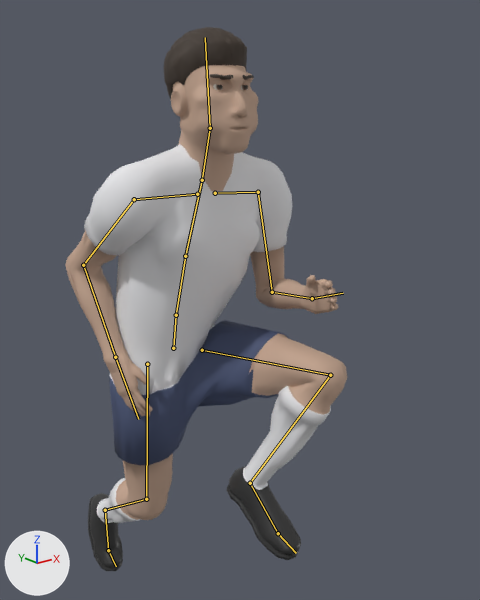
One commit to the Blender file assets/figure/figure.blend: the scene before it, then after it.
Both versions are drawn from a 50 mm lens placed at (-0.949, -1.464, 1.582), pointed at (0.147, -0.094, 1.034). The lights are fixed; the arrows at lower left show +X, +Y and +Z. The older version comes first. Both versions are drawn at frame 10 of the action 'sprint'; the numbers are the values there. The bones that bend it are drawn over the model as lines.

The first picture shows 'body', 'eyes', 'hair_short'.
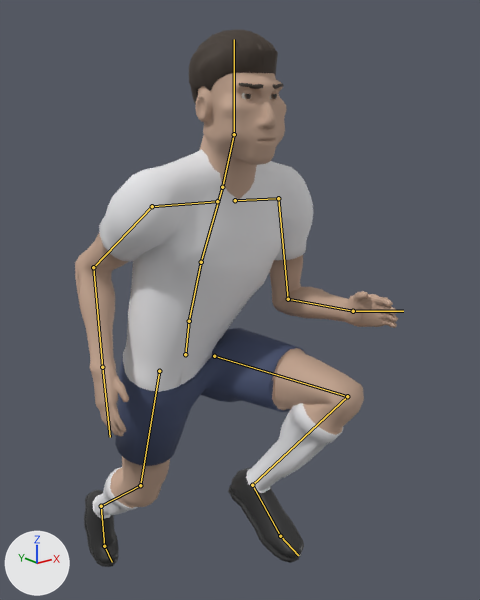
Changed parts and their boxes (x1, y1, x2, y2) in the pictures (480 x 600 px):
'body', posed (14% wider): before (65, 65, 347, 571); after (75, 73, 398, 567)
'hair_short', posed: before (163, 27, 254, 100); after (189, 30, 284, 105)
'eyes', posed: before (213, 84, 248, 90); after (241, 93, 277, 99)
bone 'hips', root to tip: before (173, 348) to (176, 315); after (185, 354) to (189, 321)
bone 'spine', root to tip: before (176, 315) to (185, 256); after (189, 321) to (201, 262)
bone 'chest', root to tip: before (185, 256) to (202, 180); after (201, 262) to (222, 187)
bone 'upper_arm_L', root to tip: before (258, 192) to (272, 292); after (278, 198) to (288, 299)
bone 'forearm_L', root to tip: before (272, 292) to (312, 298); after (288, 299) to (353, 311)
bone 'upper_arm_R', root to tip: before (134, 199) to (83, 265); after (152, 206) to (93, 267)
bone 'thigh_L', root to tip: before (202, 350) to (330, 375); after (214, 356) to (347, 396)
bone 'shin_L', root to tip: before (330, 375) to (250, 483); after (347, 396) to (252, 485)
bone 'foot_L', root to tip: before (250, 483) to (278, 533); after (252, 485) to (280, 536)
bone 'thigh_R', root to tip: before (147, 364) to (146, 499); after (159, 371) to (140, 485)
bone 'shin_R', root to tip: before (146, 499) to (105, 510); after (140, 485) to (101, 506)
bone 'foot_R', root to tip: before (105, 510) to (108, 550); after (101, 506) to (104, 546)

What the commit changed:
Bone 'hips' (bone_hips) moves from (-0.005, -0.075, -0.004) to (-0.005, -0.078, 0.056).
Bone 'hips' (bone_hips) turns from (9, 4, -3) to (10, 4, -3) degrees about its own x, y and z.
Bone 'spine' (bone_spine) turns from (8, -3, 2) to (9, -3, 2) degrees about its own x, y and z.
Bone 'chest' (bone_chest) turns from (6, -4, 1) to (7, -4, 1) degrees about its own x, y and z.
Bone 'upper_arm_L' (bone_upper_arm_l) turns from (22, 8, -29) to (22, -6, -33) degrees about its own x, y and z.
Bone 'forearm_L' (bone_forearm_l) turns from (94, 0, 0) to (90, 0, 0) degrees about its own x, y and z.
Bone 'upper_arm_R' (bone_upper_arm_r) turns from (-24, -13, 40) to (-23, 0, 33) degrees about its own x, y and z.
Bone 'thigh_L' (bone_thigh_l) turns from (-104, -6, 6) to (-100, -6, 4) degrees about its own x, y and z.
Bone 'shin_L' (bone_shin_l) turns from (122, 0, -1) to (126, 0, -1) degrees about its own x, y and z.
Bone 'foot_L' (bone_foot_l) turns from (-1, 10, -1) to (-9, 8, -1) degrees about its own x, y and z.
Bone 'thigh_R' (bone_thigh_r) turns from (-3, 10, -4) to (10, 10, -3) degrees about its own x, y and z.
Bone 'shin_R' (bone_shin_r) turns from (47, 0, 1) to (30, 0, 1) degrees about its own x, y and z.
Bone 'foot_R' (bone_foot_r) turns from (10, -2, -2) to (13, -2, -3) degrees about its own x, y and z.
